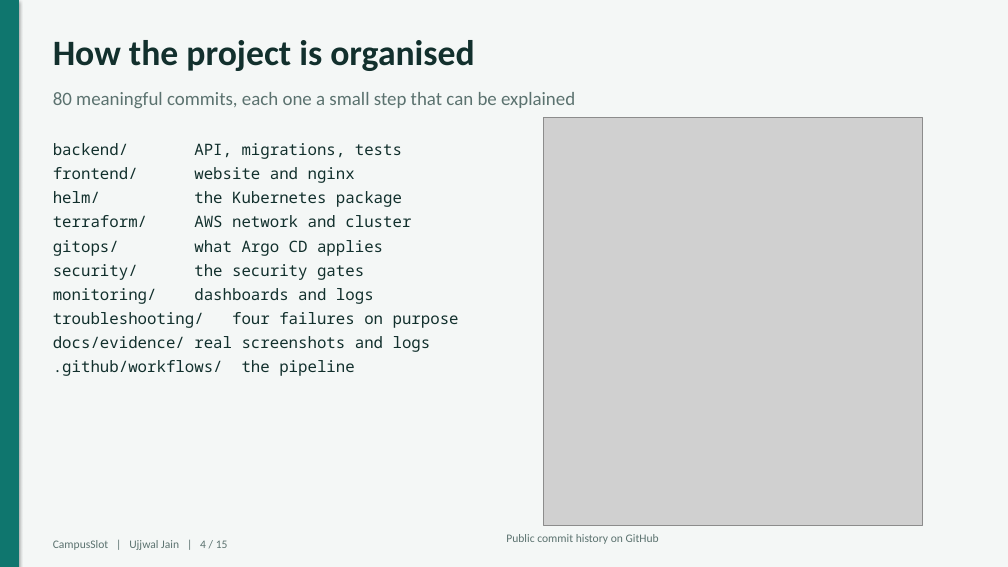
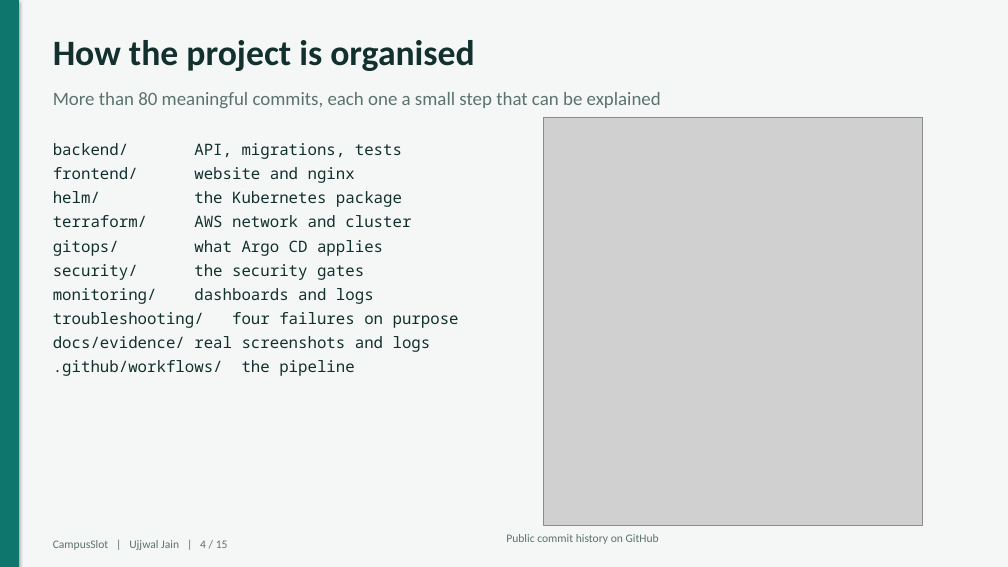
Before and after one commit to Ujjwaljain16/campusslot, a slide deck: slide 4 of docs/presentation/CampusSlot-final-presentation.pptx. Drawn at 1008x567 pixels with LibreOffice and Linux fonts; fonts in the diff are those of the drawing; grey boxes stand for pictures. Boxes give left, top, right and bottom in pixels: in the first picture for what was removed or moved away, otherwise in the second. Text is boxed around its words. In the diff, an @@ line names an element or a change of style, - is before the commit and + after.

```diff
--- a/docs/presentation/CampusSlot-final-presentation.pptx
+++ b/docs/presentation/CampusSlot-final-presentation.pptx
@@ text at (53,92,661,108): text changed @@
-80 meaningful commits, each one a small step that can be explained
+More than 80 meaningful commits, each one a small step that can be explained
```
Also in this commit, not shown: 4 other slides changed, 10 other files.
